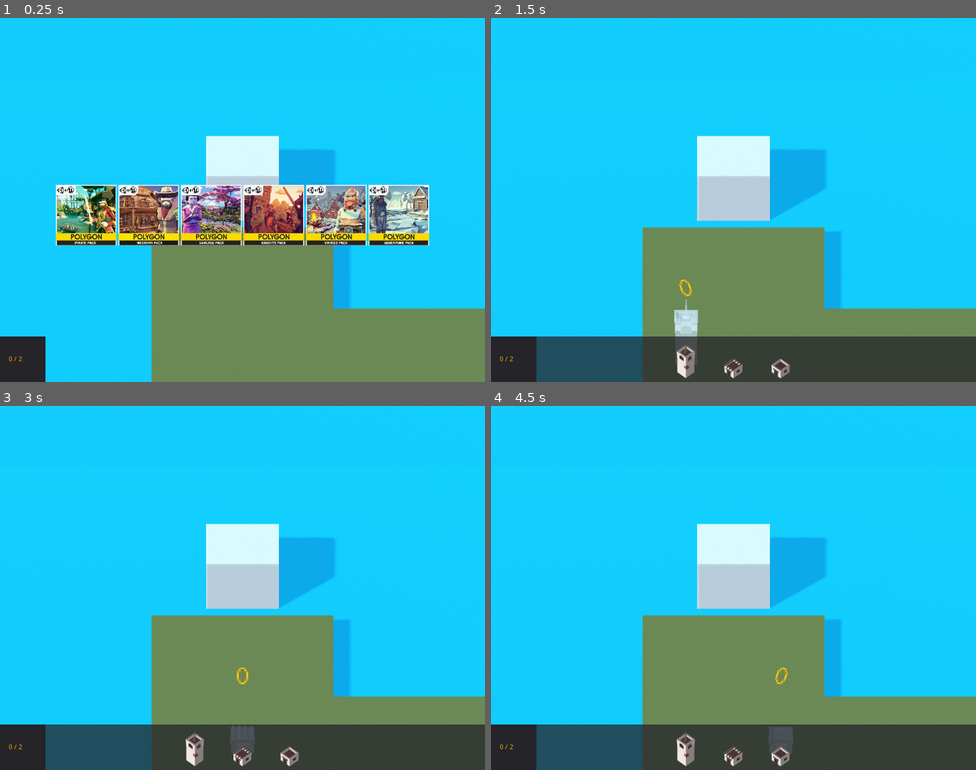
Above: before the commit, frames 1-4 (two rows, left to right).
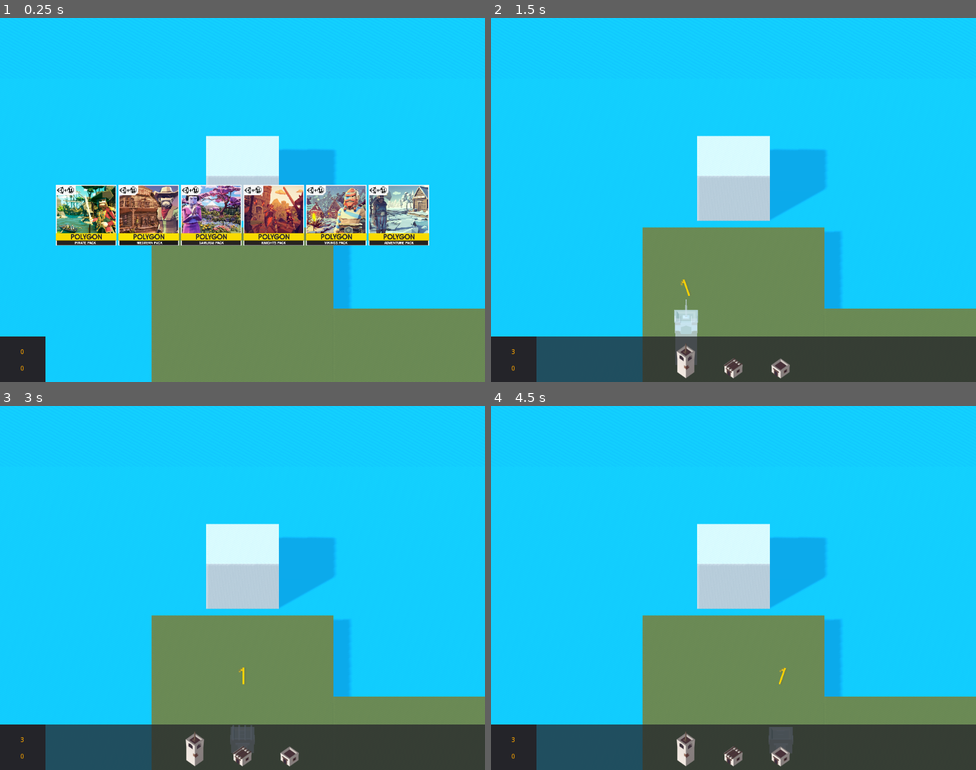
Above: after the commit, the same moments.

Repository: theludovyc/Godot_Islanders
Game: Godot game, scene res://Scene/Game.tscn
Same seed, same stepped clock (60 frames per second), same inputs: the game is played once before the commit and once after it. The engine's default icon, where the game draws it, is replaced by a stand-in: a white triangle on a blue panel in a dark square.
Inputs (mouse positions are in pixels of both pictures, inside the frame that each line leads up to):
- Up to frame 1 (0.25 s): no input
- Up to frame 2 (1.5 s): click (888, 214) at 0.5 s; click (685, 360) at 1.25 s
- Up to frame 3 (3 s): click (194, 748) at 2 s; click (242, 748) at 2.75 s
- Up to frame 4 (4.5 s): click (733, 748) at 3.5 s; click (782, 748) at 4.25 s

The runs differ from the first frame. In frame 1, less than 0.1% of the frame differs, in the area x 1-5%, y 91-97%; in frame 2, less than 0.1%; in frame 3, 0.1%, in the area x 1-52%, y 71-97%; in frame 4, 0.1%.

Commit message:
update gameplay, add counter, rem score_max

Diff:
--- a/Scene/GUI.tscn
+++ b/Scene/GUI.tscn
@@ -32,22 +32,12 @@
 "_edit_use_anchors_": false
 }
 
-[node name="ScoreContainer" type="HBoxContainer" parent="."]
-anchor_top = 1.0
-anchor_bottom = 1.0
-margin_left = 18.0
-margin_top = -68.0
-margin_right = 79.0
-margin_bottom = -28.0
-__meta__ = {
-"_edit_use_anchors_": false
-}
-
-[node name="Score" type="Label" parent="ScoreContainer"]
+[node name="Score" type="Label" parent="."]
 modulate = Color( 1, 0.654902, 0, 1 )
-margin_top = 13.0
-margin_right = 24.0
-margin_bottom = 27.0
+margin_left = 35.0
+margin_top = 733.0
+margin_right = 59.0
+margin_bottom = 747.0
 text = "000"
 align = 1
 valign = 1
@@ -55,23 +45,12 @@
 "_edit_use_anchors_": false
 }
 
-[node name="ScoreSeperator" type="Label" parent="ScoreContainer"]
+[node name="Counter" type="Label" parent="."]
 modulate = Color( 1, 0.654902, 0, 1 )
-margin_left = 28.0
-margin_top = 13.0
-margin_right = 33.0
-margin_bottom = 27.0
-text = "/"
-__meta__ = {
-"_edit_use_anchors_": false
-}
-
-[node name="ScoreMax" type="Label" parent="ScoreContainer"]
-modulate = Color( 1, 0.654902, 0, 1 )
-margin_left = 37.0
-margin_top = 13.0
-margin_right = 61.0
-margin_bottom = 27.0
+margin_left = 35.0
+margin_top = 698.0
+margin_right = 59.0
+margin_bottom = 712.0
 text = "000"
 align = 1
 valign = 1
--- a/Script/GUI.gd
+++ b/Script/GUI.gd
@@ -5,11 +5,11 @@
 
 var icon = preload("res://icon.png")
 
-onready var node_score = $ScoreContainer/Score
-onready var node_score_max = $ScoreContainer/ScoreMax
+onready var node_score = $Score
 onready var node_building_panel = $BuildingPanel
 onready var node_building = $BuildingContainer
 onready var node_pack = $PackContainer
+onready var node_counter = $Counter
 
 # Called when the node enters the scene tree for the first time.
 func _ready():
@@ -18,8 +18,8 @@
 func update_score(score:int):
 	node_score.text = str(score)
 
-func update_score_max(score:int):
-	node_score_max.text = str(score)
+func update_counter(count:int):
+	node_counter.text = str(count)
 
 # Called every frame. 'delta' is the elapsed time since the previous frame.
 #func _process(delta):
--- a/Script/Game.gd
+++ b/Script/Game.gd
@@ -6,9 +6,10 @@
 const column_min_height = 0.25
 const land_width = 3
 const pop_threshold = -0.2
+const counter_max = 3
 
 var score := 0
-var score_max := 2
+var counter := 0
 
 var current_pack_name:String
 
@@ -21,7 +22,7 @@
 		gui.add_button_pack(key)
 
 	gui.update_score(score)
-	gui.update_score_max(score_max)
+	gui.update_counter(counter)
 
 	randomize()
 
@@ -51,16 +52,24 @@
 func _on_Selection_pop_building(bonus):
 	score += bonus
 
-	if score >= score_max:
-		score = 0
+	gui.update_score(score)
+
+	counter -= 1
+
+	if counter == 0:
 		gui.hide_building()
 		selection.reset()
 		gui.show_pack()
 
-	gui.update_score(score)
+	gui.update_counter(counter)
+
 	pass # Replace with function body.
 
 func _on_GUI_button_pack_pressed(button_name):
+	counter = counter_max
+
+	gui.update_counter(counter)
+
 	if button_name != current_pack_name:
 		current_pack_name = button_name
 
--- a/Script/Selection.gd
+++ b/Script/Selection.gd
@@ -102,7 +102,7 @@
 func calc_bonus():
 	var list_buildings = radar.get_overlapping_areas()
 
-	bonus = -2
+	bonus = -1
 
 	var b_groups = building.get_groups()
 
